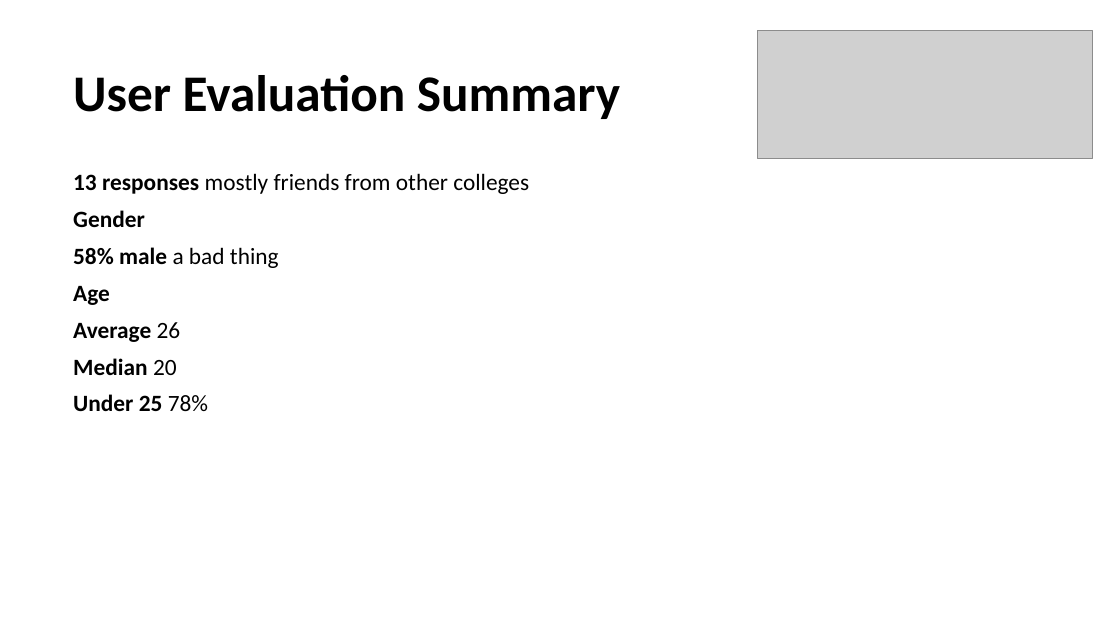
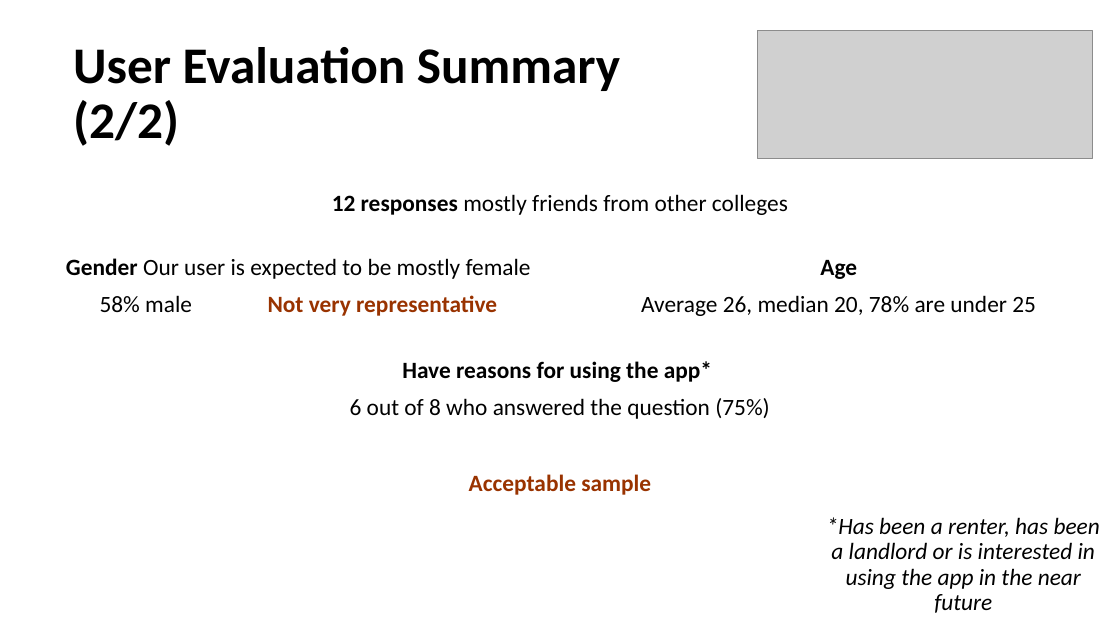
Before and after one commit to guilhermewastaken/HCI, a slide deck: slide 10 of Delivery 3/IPC.pptx (slide 9 before the commit). Drawn at 1120x630 pixels with LibreOffice and Linux fonts; fonts in the diff are those of the drawing; grey boxes stand for pictures. Boxes give left, top, right and bottom in pixels: in the first picture for what was removed or moved away, otherwise in the second. Text is boxed around its words. In the diff, an @@ line names an element or a change of style, - is before the commit and + after.

Commit message:
Updated presentation

```diff
--- a/Delivery 3/IPC.pptx
+++ b/Delivery 3/IPC.pptx
@@ text at (73, 47, 620, 146): text changed @@
-User Evaluation Summary
+User Evaluation Summary (2/2)
@@ text at (332, 194, 788, 215): text changed; bold off @@
-13 responses mostly friends from other colleges
-Gender
-58% male a bad thing
-Age
-Average 26
-Median 20
-Under 25 78%
+12 responses mostly friends from other colleges
@@ text added at (66, 258, 531, 316), 20 pt, text #000000 @@
+Gender Our user is expected to be mostly female
+58% male Not very representative
@@ text added at (641, 260, 1036, 316), 20 pt, text #000000 @@
+Age
+Average 26, median 20, 78% are under 25
@@ text added at (350, 361, 770, 419), 20 pt, text #000000 @@
+Have reasons for using the app*
+6 out of 8 who answered the question (75%)
@@ text added at (469, 474, 651, 495), 20 pt, text #993300, bold @@
+Acceptable sample
@@ text added at (827, 517, 1100, 613), 20 pt, text #000000, italic @@
+*Has been a renter, has been a landlord or is interested in using the app in the near future
```
Also in this commit, not shown: 1 slide added.
